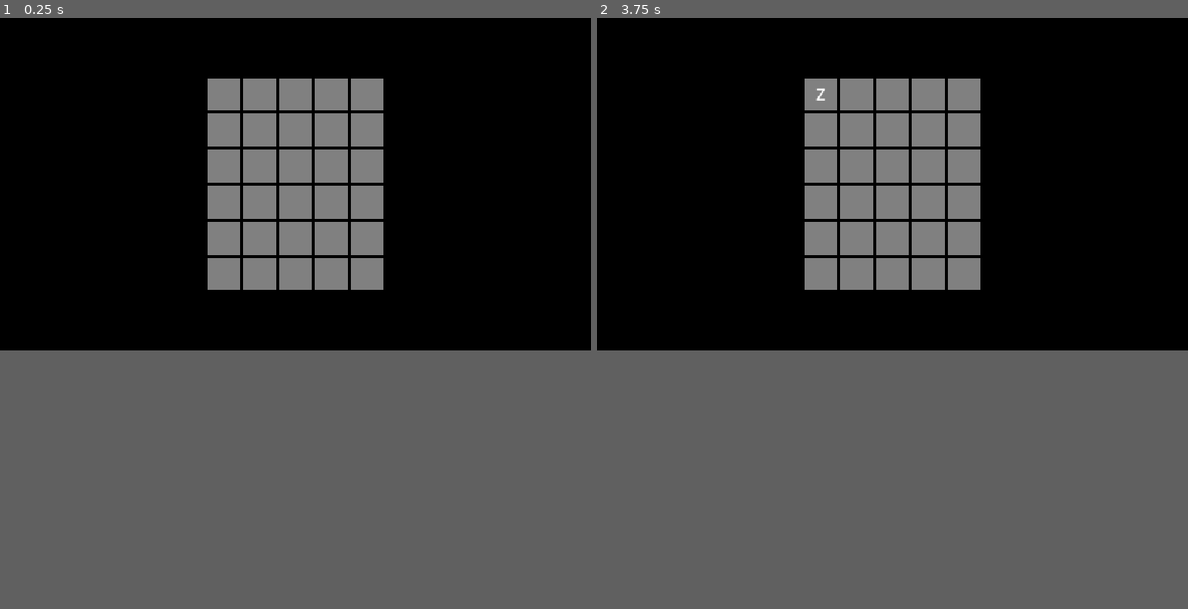
Above: before the commit, frames 1-2 (left to right).
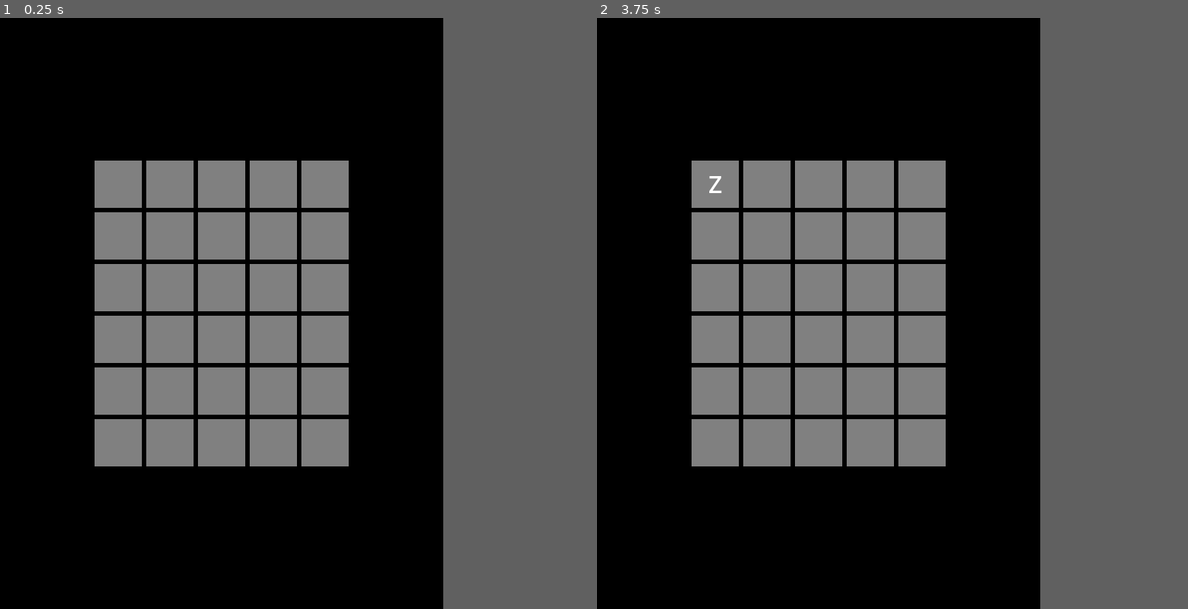
Above: after the commit, the same moments.

Repository: mubixd69-ux/Wordel
Game: Godot game, scene res://scenes/main.tscn
Two runs of this game, one before a commit and one after it. Both use one fixed random seed, a clock stepped at 60 frames per second and the inputs below.
Inputs (mouse positions are in pixels of both pictures, inside the frame that each line leads up to):
- Up to frame 1 (0.25 s): no input
- Up to frame 2 (3.75 s): tap Enter at 0.5, 2, 2.1, 3.5 s; move the mouse to (1022, 165) at 0.52 s; hold Right 0.53-1.28 s; tap Alt at 0.6 s; click (1022, 165) at 0.67 s; tap Space at 1.25, 2.75 s; move the mouse to (774, 201) at 1.27 s; hold Down 1.28-2.03 s; tap Shift at 1.35 s; move the mouse to (951, 112) at 2.02 s; hold Right 2.03-2.78 s; move the mouse to (862, 248) at 2.77 s; hold Up 2.78-3.53 s; tap Backspace at 2.85 s; click (862, 248) at 2.92 s; move the mouse to (1069, 236) at 3.52 s; hold Left from 3.53 s (still down); tap Z at 3.6 s
In our replay, the window is 800x450 before the commit and 600x800 after it. These sizes can differ from the game's own. Grey fills any space a smaller window leaves; there, only what the larger window draws over its background counts as a difference.

The runs differ from the first frame. In frame 1, 21% of the frame differs, in the area x 16-65%, y 10-76%; in frame 2, 21%.

Commit message:
set the window size and name

Diff:
--- a/project.godot
+++ b/project.godot
@@ -10,15 +10,16 @@
 
 [application]
 
-config/name="wordel"
+config/name="Wordel"
 run/main_scene="uid://c05wyb5cv2ajk"
 config/features=PackedStringArray("4.7", "Forward Plus")
 config/icon="res://icon.svg"
 
 [display]
 
+window/size/viewport_width=600
+window/size/viewport_height=800
 window/stretch/mode="canvas_items"
-window/stretch/aspect="expand"
 
 [editor_plugins]
 
